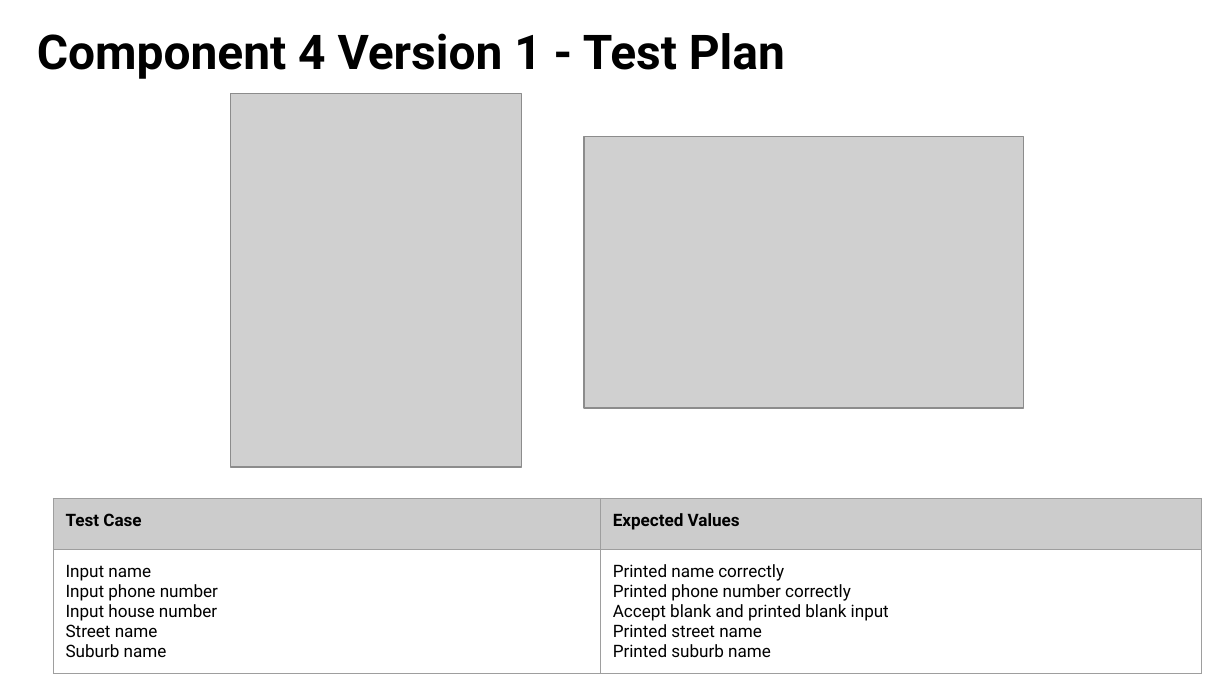
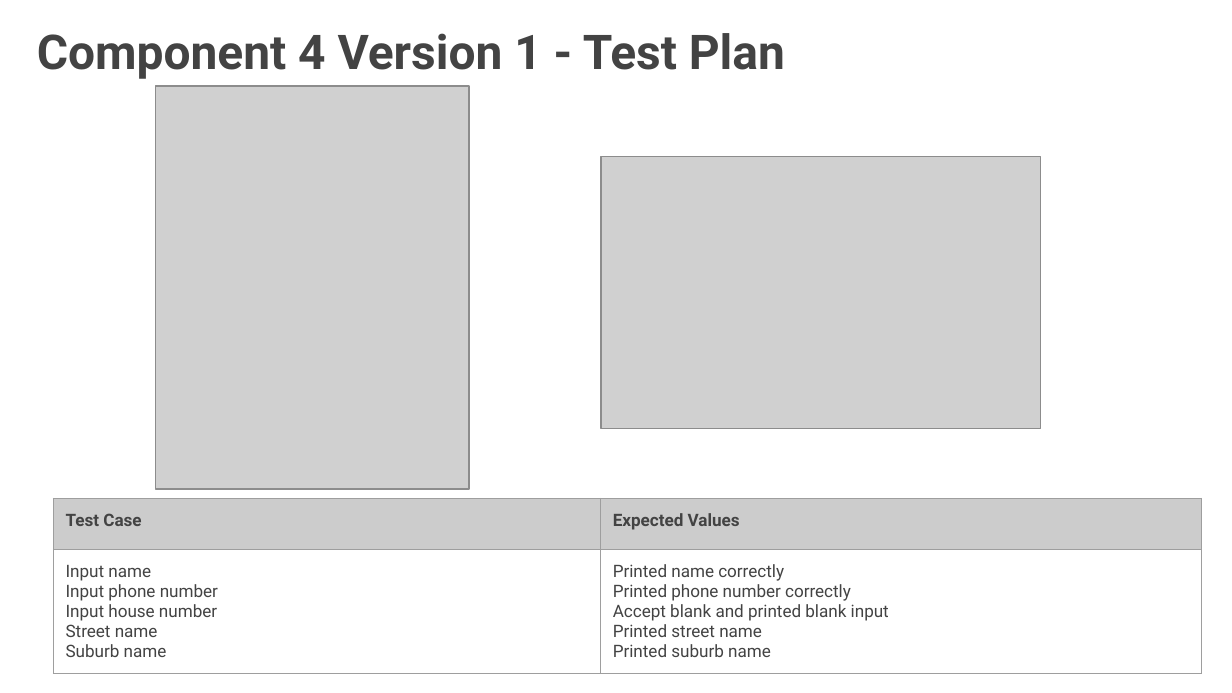
Before and after one commit to danettp/ds_nuts_bot, a slide deck: slide 37 of Danett Pepito - 000_91896 _ 91897 Documentation - 2150400 (Git).pptx. Drawn at 1232x693 pixels with LibreOffice and Linux fonts; fonts in the diff are those of the drawing; grey boxes stand for pictures; background and template pictures are left out. Boxes give left, top, right and bottom in pixels: in the first picture for what was removed or moved away, otherwise in the second. Text is boxed around its words. In the diff, an @@ line names an element or a change of style, - is before the commit and + after.

```diff
--- a/Danett Pepito - 000_91896 _ 91897 Documentation - 2150400 (Git).pptx
+++ b/Danett Pepito - 000_91896 _ 91897 Documentation - 2150400 (Git).pptx
@@ title "Component 4 Version 1 - ..." at <box>37,33,785,79</box>: text colour #000000 to #434343 @@
@@ picture: place and size @@
-picture at <box>230,94,521,467</box>
+picture at <box>155,86,469,489</box>
@@ picture: place and size @@
-picture at <box>584,137,1024,409</box>
+picture at <box>601,156,1041,429</box>
@@ table at <box>53,498,1201,676</box> @@
@@ text colour #000000 to #434343 @@
```
Also in this commit, not shown: 71 other slides changed, 15 slides added, 3 slides removed, 3 other files.
